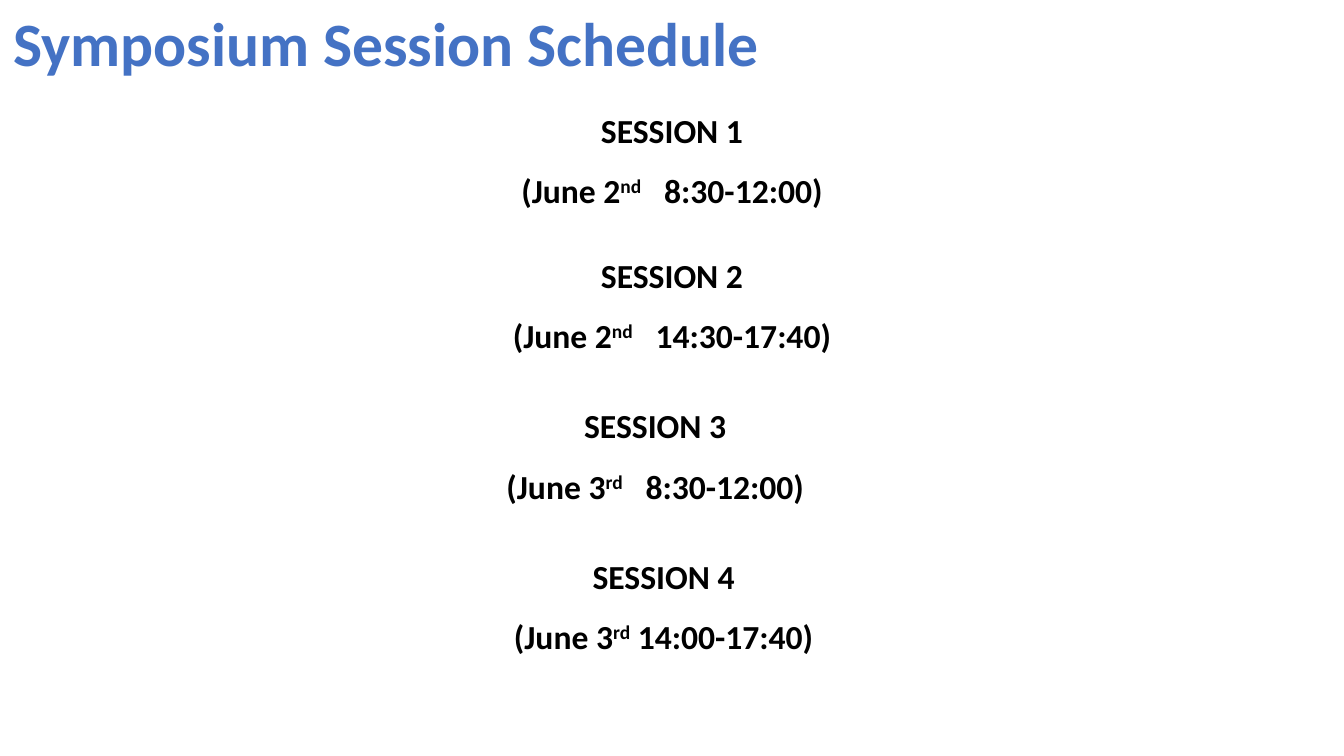
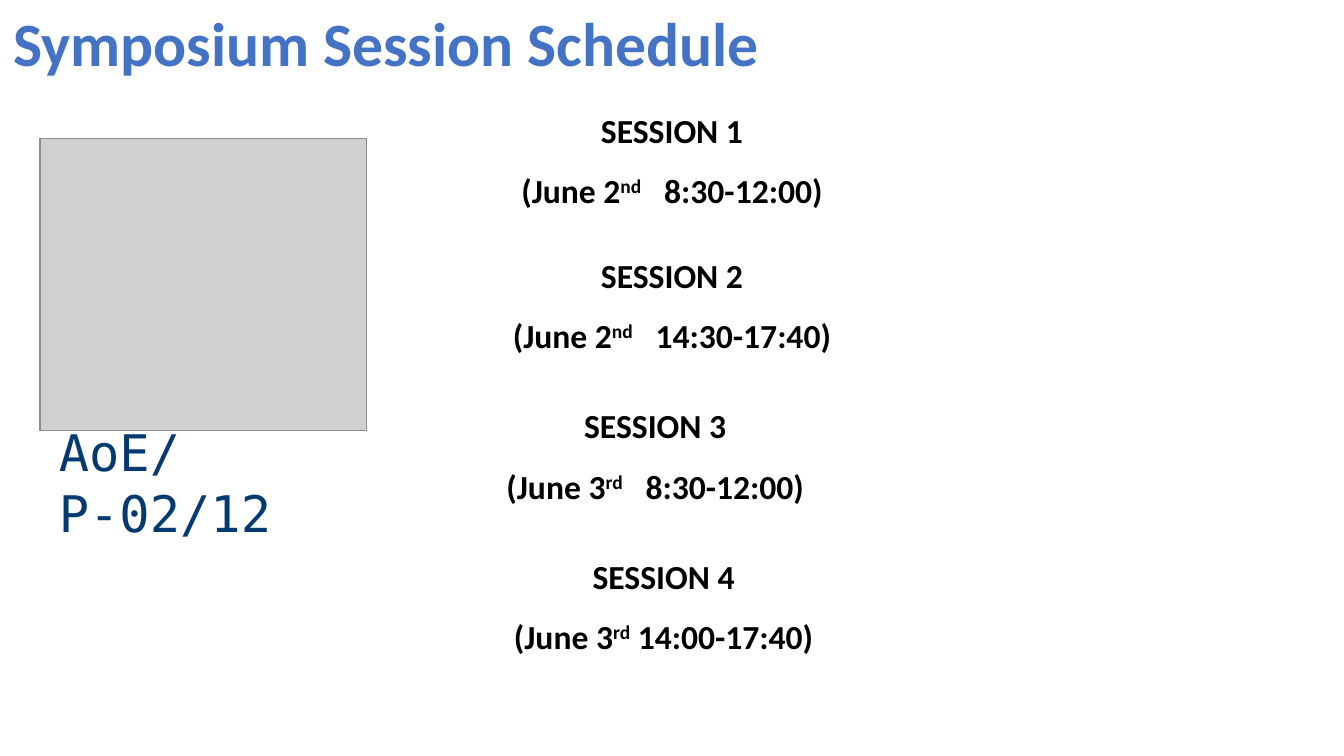
Before and after one commit to gbaswfm/gbaswfm.github.io, a slide deck: slide 1 of text/Program.pptx. Drawn at 1344x756 pixels with LibreOffice and Linux fonts; fonts in the diff are those of the drawing; grey boxes stand for pictures. Boxes give left, top, right and bottom in pixels: in the first picture for what was removed or moved away, otherwise in the second. Text is boxed around its words. In the diff, an @@ line names an element or a change of style, - is before the commit and + after.

```diff
--- a/text/Program.pptx
+++ b/text/Program.pptx
@@ picture added at bbox=[40, 138, 367, 431] @@
@@ text added at bbox=[59, 430, 271, 537], 36 pt, text #053972 @@
+AoE/P-02/12
```
Also in this commit, not shown: 1 other file.
